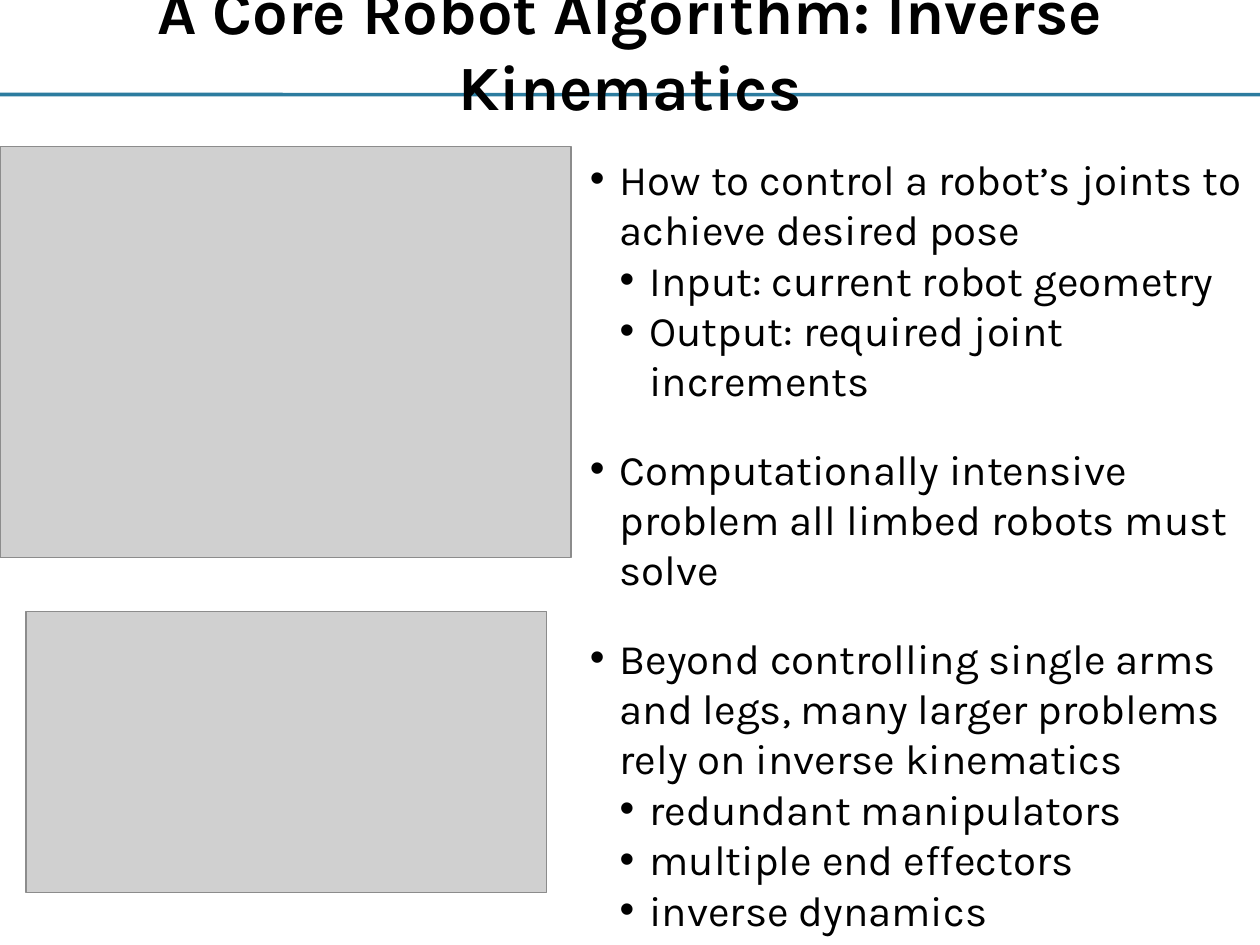
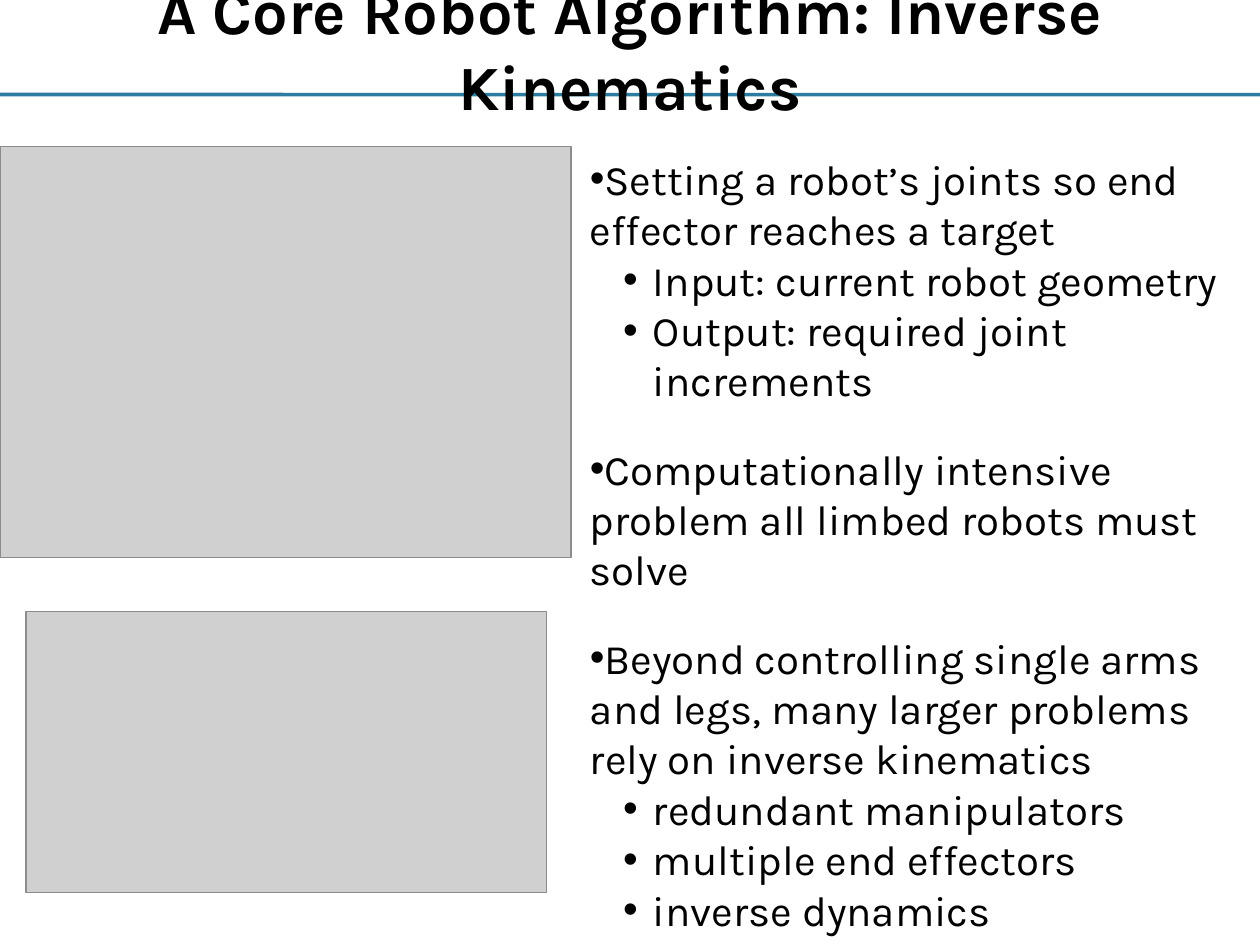
Before and after one commit to yipenghuang0302/csee4840_14, a slide deck: slide 2 of doc/talk/IKSwift.pptx. Drawn at 1260x945 pixels with LibreOffice and Linux fonts; fonts in the diff are those of the drawing; grey boxes stand for pictures. Boxes give left, top, right and bottom in pixels: in the first picture for what was removed or moved away, otherwise in the second. Text is boxed around its words. In the diff, an @@ line names an element or a change of style, - is before the commit and + after.

```diff
--- a/doc/talk/IKSwift.pptx
+++ b/doc/talk/IKSwift.pptx
@@ text at (590, 166, 1179, 256): text changed @@
-• How to control a robot’s joints to achieve desired pose
+• Setting a robot’s joints so end effector reaches a target
@@ text at (653, 267, 1217, 937): indent changed @@
```
Also in this commit, not shown: 2 other slides changed, 3 slides added, 4 slides removed.
